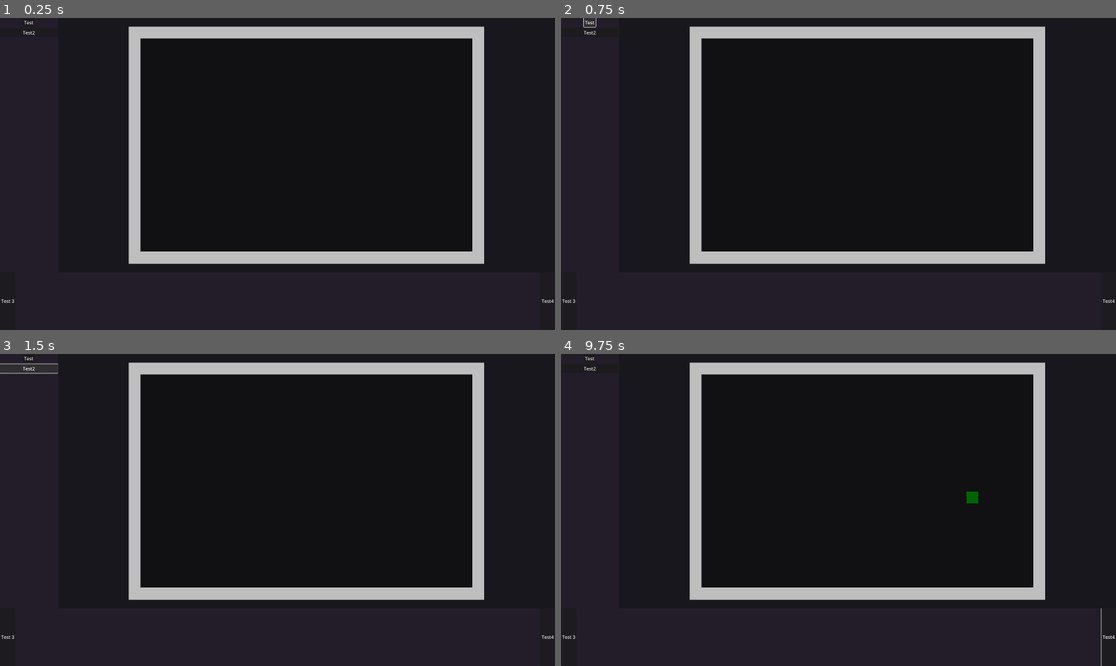
Above: before the commit, frames 1-4 (two rows, left to right).
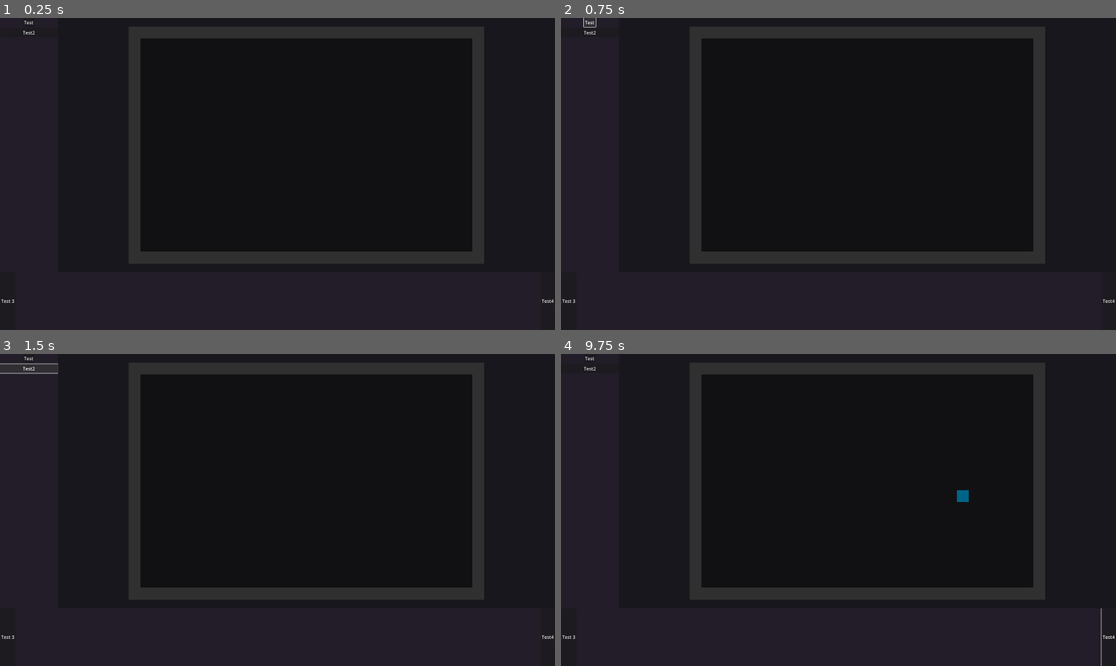
Above: after the commit, the same moments.

Repository: T4Ne/ThermalBox
Game: Godot game, scene res://scenes/main_box.tscn
Two runs of this game, one before a commit and one after it. Both use one fixed random seed, a clock stepped at 60 frames per second and the inputs below.
Inputs (mouse positions are in pixels of both pictures, inside the frame that each line leads up to):
- Up to frame 1 (0.25 s): no input
- Up to frame 2 (0.75 s): click "Test" at 0.5 s
- Up to frame 3 (1.5 s): click "Test2" at 1.25 s
- Up to frame 4 (9.75 s): click "Test 3" at 2 s; click "Test4" at 2.75 s; click "Test" at 3.5 s; click "Test2" at 4.25 s; click "Test 3" at 5 s; click "Test4" at 5.75 s; click "Test" at 6.5 s; click "Test2" at 7.25 s; click "Test 3" at 8 s; click "Test4" at 8.75 s; tap Enter at 9.5 s; move the mouse to (960, 494) at 9.52 s; press the mouse at (960, 494) at 9.53 s

The runs differ from the first frame. In frame 1, 8.1% of the frame differs, in the area x 23-88%, y 2-79%; in frame 2, 8.1%; in frame 3, 8.1%; in frame 4, 8.3%.

Commit message:
Particle attraction testing

Diff:
--- a/scripts/main_box.gd
+++ b/scripts/main_box.gd
@@ -53,7 +53,7 @@
 	var simulation_view_position: Vector2 = simulation_view_data.simulation_view_position
 	var simulation_view_scale: float = simulation_view_data.simulation_view_scale
 	var particle_simulation_position: Vector2 = (mouse_position - simulation_view_position) / simulation_view_scale
-	var particle_velocity: Vector2 = Vector2(cos(deg_to_rad(randf_range(0.0, 180.0))), sin(deg_to_rad(randf_range(0.0, 180.0)))) * 50.0
+	var particle_velocity: Vector2 = Vector2(cos(deg_to_rad(randf_range(0.0, 360.0))), sin(deg_to_rad(randf_range(0.0, 360.0)))) * 10.0
 	var particle_radius: float = 5.0
 	var particle_mass: float = 1.0
 	particles.add_particle(particle_simulation_position, particle_velocity, particle_radius, particle_mass)
@@ -79,12 +79,9 @@
 
 func print_energy() -> void:
 	var energy_sum: float = 0.0
-	var gravity: float = 20.0
 	var count: int = particles.count
-	var simulation_height: float = float(cells.cell_area.y * cells.cell_size)
 
 	for particle_id in range(count):
-		var height: float = simulation_height - particles.positions[particle_id].y
 		var mass: float = particles.masses[particle_id]
 		var velocity: float = particles.velocities[particle_id].length()
 		var kinetic_energy: float = 0.5 * mass * (velocity ** 2)
--- a/scripts/movement_handler.gd
+++ b/scripts/movement_handler.gd
@@ -30,17 +30,21 @@
 	var particle_positions: PackedVector2Array = particles.positions
 	var particle_velocities: PackedVector2Array = particles.velocities
 	var particle_accelerations: PackedVector2Array = particles.accelerations
+	var particle_radii: PackedFloat32Array = particles.radii
+	var particle_masses: PackedFloat32Array = particles.masses
 
 	for particle_indx in range(particle_count):
 		var particle_id: int = particle_ids[particle_indx]
 		var predicted_full_step_position: Vector2 = particle_positions[particle_id]
 		var half_step_velocity: Vector2 = particle_velocities[particle_id]
 		var old_acceleration: Vector2 = particle_accelerations[particle_id]
+		var radius: float = particle_radii[particle_id]
+		var mass: float = particle_masses[particle_id]
 
 		var collision_offsets: PackedVector2Array = collision_handler.calculate_collision_movement(particle_id, predicted_full_step_position, half_step_velocity, particles, cells)
 		var final_full_step_position: Vector2 = collision_offsets[0]
 		var final_half_step_velocity: Vector2 = collision_offsets[1]
-		var full_step_acceleration: Vector2 = _calculate_verlet_acceleration(time_step, old_acceleration)
+		var full_step_acceleration: Vector2 = _calculate_verlet_acceleration(particle_id, final_full_step_position, radius, mass, particles)
 		var full_step_velocity: Vector2 = _calculate_verlet_velocity(time_step * 0.5, final_half_step_velocity, full_step_acceleration)
 
 		chunk.positions[particle_indx] = final_full_step_position
@@ -55,12 +59,38 @@
 	var new_velocity := velocity + acceleration * time_step
 	return new_velocity
 
-func _calculate_verlet_acceleration(_time_step:float, acceleration: Vector2) -> Vector2:
+func _calculate_verlet_acceleration(id: int, position: Vector2, radius: float, mass: float, particles: ParticleData) -> Vector2:
 	# TODO: gravitational acceleration should be a global variable controlled by main scene script
-	var g := Vector2(0.0, 20.0)
-	var new_acceleration := g
+	var near_particles: PackedInt32Array = _find_close_particles(id, position, radius, particles)
+	var other_positions: PackedVector2Array = particles.positions
+	var acceleration: Vector2 = Vector2(0.0, 20.0)
+	for particle_id in near_particles:
+		var other_position: Vector2 = other_positions[particle_id]
+		var other_to_current: Vector2 = other_position - position
+		var other_to_current_unit: Vector2 = other_to_current.normalized()
+		var distance_r: float = other_to_current.length() / radius
+		var force_magnitude: float = _calculate_force(distance_r)
+		var acceleration_magnitude: float = force_magnitude / mass
+		var acceleration_vector: Vector2 = other_to_current_unit * acceleration_magnitude
+		acceleration += acceleration_vector
+
 	return acceleration
 
-func _calculate_force(_time_step: float, _mass: float) -> void:
-	# TODO: Nearby particles apply forces to each other.
-	pass
+func _calculate_force(distance: float) -> float:
+	var force: float = 8.8*distance**3 - 110*distance**2 + 440*distance - 550
+	return force
+
+func _find_close_particles(id: int, position: Vector2, radius: float, particles: ParticleData) -> PackedInt32Array:
+	var reach_range_squared: float = (radius * 5.0)**2
+	var particle_count: int = particles.count
+	var positions: PackedVector2Array = particles.positions
+	var close_particles: PackedInt32Array = []
+	for particle_id in range(particle_count):
+		if particle_id == id:
+			continue
+		var other_particle_position: Vector2 = positions[particle_id]
+		var distance_squared: float = (other_particle_position - position).length_squared()
+		if reach_range_squared < distance_squared:
+			continue
+		close_particles.append(particle_id)
+	return close_particles
--- a/scripts/renderer.gd
+++ b/scripts/renderer.gd
@@ -56,7 +56,7 @@
 		particle_transform.y = Vector2(0.0, particle_screen_diameter)
 
 		mm_particles.set_instance_transform_2d(particle_indx, particle_transform)
-		mm_particles.set_instance_color(particle_indx, Color("DARK_GREEN"))
+		mm_particles.set_instance_color(particle_indx, Color("006488ff"))
 
 func _render_walls(cell_data: CellData, simulation_view: SimulationViewData) -> void:
 	var wall_count: int = cell_data.wall_count
@@ -87,5 +87,5 @@
 		wall_transform.y = Vector2(0.0, wall_screen_size)
 
 		mm_walls.set_instance_transform_2d(current_wall_indx, wall_transform)
-		mm_walls.set_instance_color(current_wall_indx, Color("GRAY"))
+		mm_walls.set_instance_color(current_wall_indx, Color("303030ff"))
 		current_wall_indx += 1
